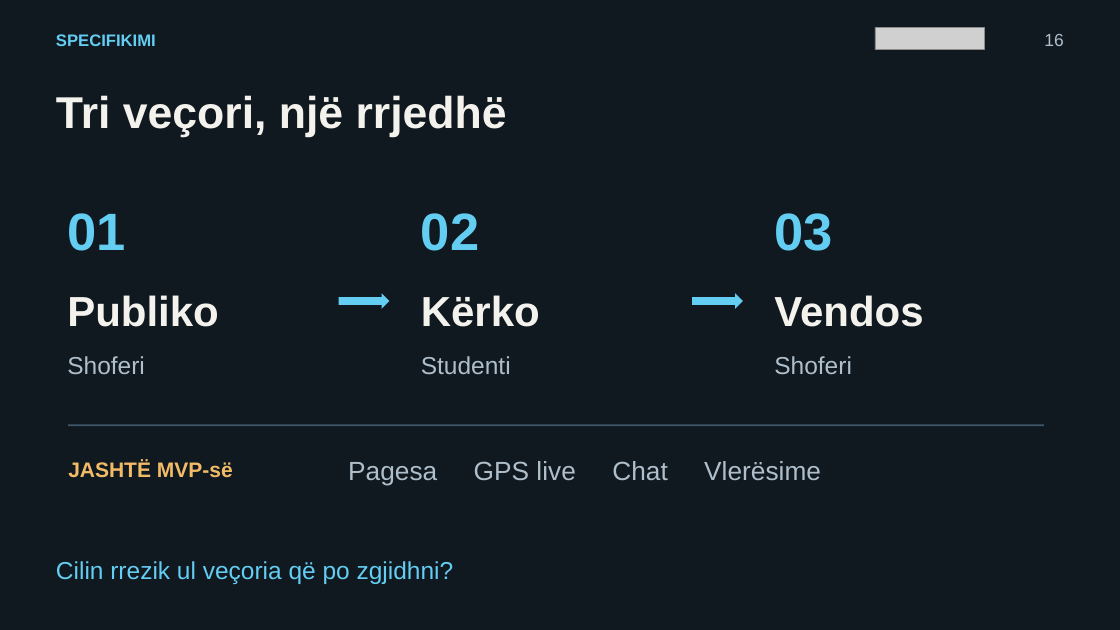
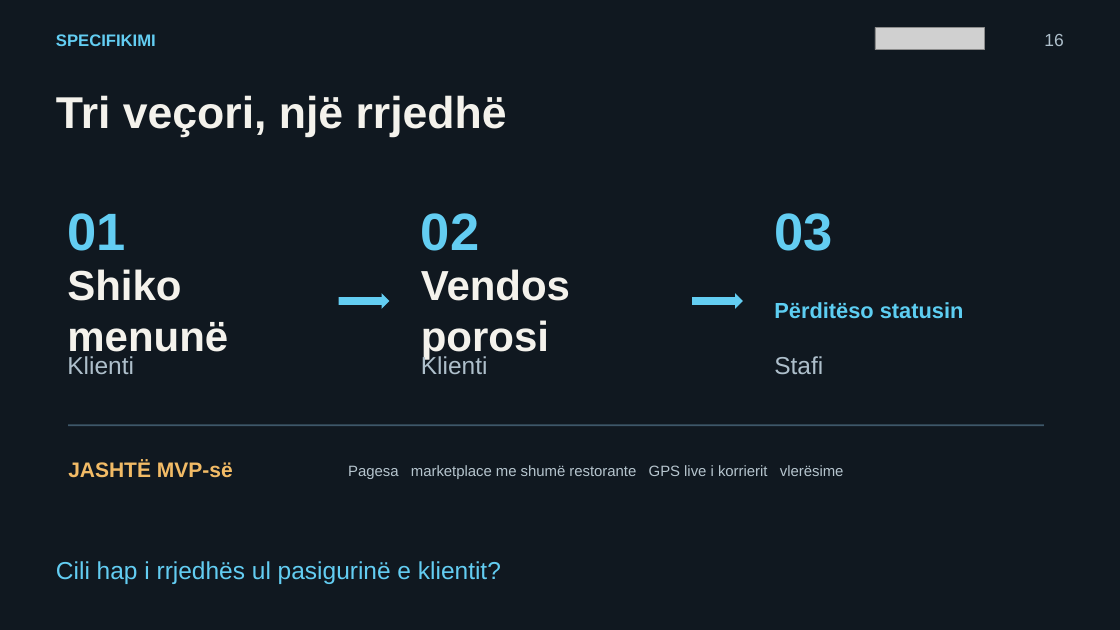
Before and after one commit to arbenl/arbenl.github.io, a slide deck: slide 16 of Jave1_Hyrje_Nextjs_PWA_Copilot_2026.pptx. Drawn at 1120x630 pixels with LibreOffice and Linux fonts; fonts in the diff are those of the drawing; grey boxes stand for pictures. Boxes give left, top, right and bottom in pixels: in the first picture for what was removed or moved away, otherwise in the second. Text is boxed around its words. In the diff, an @@ line names an element or a change of style, - is before the commit and + after.

```diff
--- a/Jave1_Hyrje_Nextjs_PWA_Copilot_2026.pptx
+++ b/Jave1_Hyrje_Nextjs_PWA_Copilot_2026.pptx
@@ text at box(67, 269, 228, 359): text changed @@
-Publiko
+Shiko menunë
@@ text at box(421, 269, 570, 359): text changed @@
-Kërko
+Vendos porosi
@@ text at box(774, 302, 964, 319): text changed; size 36 to 18.8 pt; text colour #F4F2EC to #5DCEF2 @@
-Vendos
+Përditëso statusin
@@ text at box(67, 356, 134, 374): text changed @@
-Shoferi
+Klienti
@@ text at box(421, 354, 488, 374): text changed @@
-Studenti
+Klienti
@@ text at box(774, 356, 823, 374): text changed @@
-Shoferi
+Stafi
@@ text at box(348, 465, 844, 479): text changed; size 22.5 to 12.8 pt; text colour #AEBFCB to #B6C5CE @@
-Pagesa GPS live Chat Vlerësime
+Pagesa marketplace me shumë restorante GPS live i korrierit vlerësime
@@ text at box(56, 561, 501, 584): text changed @@
-Cilin rrezik ul veçoria që po zgjidhni?
+Cili hap i rrjedhës ul pasigurinë e klientit?
```
Also in this commit, not shown: 18 other slides changed, 2 slides added, 2 slides removed, 3 other files.
